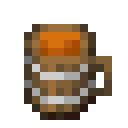
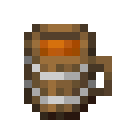
Before/after of a (128, 128) layered artwork. What changed in the layer stack:
painted on "Liquid" over [40, 32, 80, 40]
